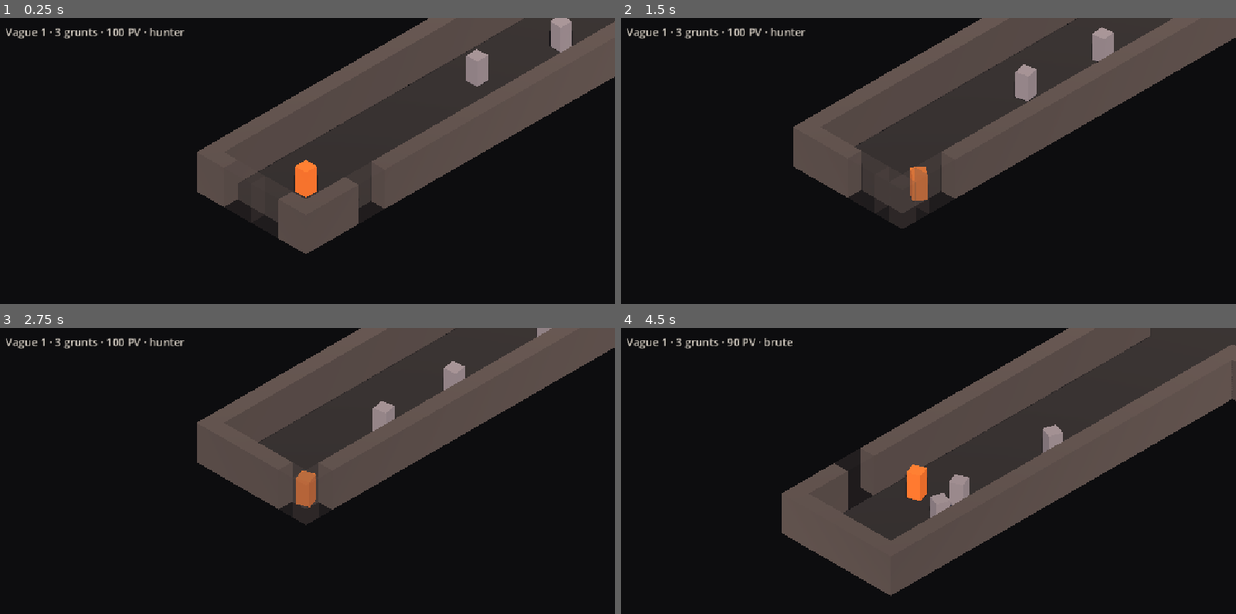
Above: before the commit, frames 1-4 (two rows, left to right).
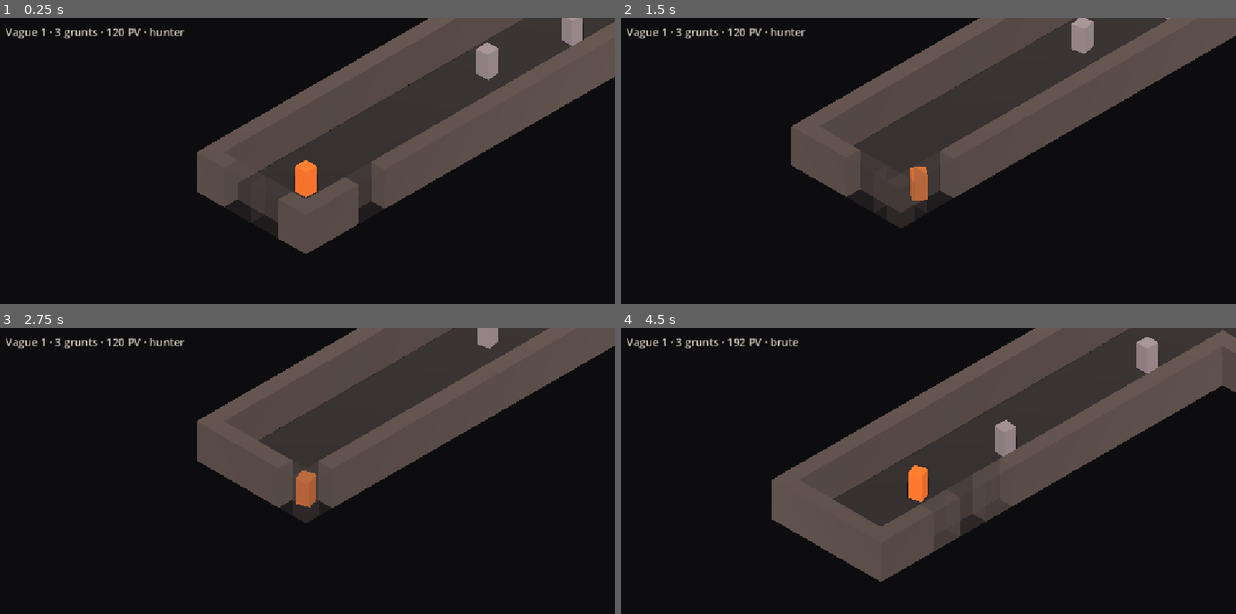
Above: after the commit, the same moments.

Repository: lelabodetho/strate
Game: Godot game, scene res://scenes/test/harness.tscn
Same seed, same stepped clock (60 frames per second), same inputs: the game is played once before the commit and once after it.
Inputs (mouse positions are in pixels of both pictures, inside the frame that each line leads up to):
- Up to frame 1 (0.25 s): no input
- Up to frame 2 (1.5 s): tap Enter at 0.5 s; move the mouse to (1063, 175) at 0.52 s; press the mouse at (1063, 175) at 0.53 s; hold D (move_right) 0.53-1.28 s; tap Space (dash) at 0.8, 1.35 s; move the mouse to (805, 209) at 1.27 s; release the mouse at (805, 209) at 1.28 s; hold S (move_down) from 1.28 s (still down)
- Up to frame 3 (2.75 s): tap 3 at 1.55, 2.1 s; move the mouse to (369, 425) at 2.02 s; release S (move_down) at 2.03 s; hold D (move_right) from 2.03 s (still down); tap 1 at 2.3 s
- Up to frame 4 (4.5 s): move the mouse to (897, 571) at 2.77 s; release D (move_right) at 2.78 s; hold W (move_up) 2.78-3.53 s; tap 1 at 2.85 s; tap 2 at 3.05, 3.6 s; move the mouse to (1113, 553) at 3.52 s; press the mouse at (1113, 553) at 3.53 s; hold A (move_left) from 3.53 s (still down); move the mouse to (744, 448) at 4.27 s; release the mouse at (744, 448) at 4.28 s; click (744, 448) at 4.35 s

The runs differ from the first frame. In frame 1, 0.9% of the frame differs, in the area x 18-95%, y 0-24%; in frame 2, 2.0%; in frame 3, 1.7%; in frame 4, 16%, in the area x 17-100%, y 0-94%.

Commit message:
Stagger, body stats per weapon profile, slower technomancer shot
- A grunt hit during its windup loses the attack and goes straight to
  recover; event {type:"stagger", target}. The view already drops the windup
  red with the state change
- WeaponProfile body stats on top of the tuning: hp_mult (1 / 1.6 / 0.85),
  damage_taken_mult (1 / 0.65 / 1.1), attack_iframes (0 / 0.12 / 0).
  Switching keeps the player's health fraction; restart uses the profile max
- Technomancer projectile at 0.4x tuning speed (8 with the default 20)
- 17 new headless checks (77 total)
- Presets: A_densite with proj_speed 16, copied to tools/out/tuning.json and
  tools/presets/baseline.json

Co-Authored-By: Claude Fable 5.1 <noreply@anthropic.com>

Diff:
--- a/src/sim/weapon_profile.gd
+++ b/src/sim/weapon_profile.gd
@@ -13,6 +13,11 @@
 var fire_interval_mult := 1.0
 var proj_speed_mult := 1.0
 var proj_radius_mult := 1.0
+
+# body: applied on tuning.player_hp and on every hit the player takes
+var hp_mult := 1.0
+var damage_taken_mult := 1.0
+var attack_iframes := 0.0      # i-frames granted when the attack starts (seconds)
 
 # cone (brute)
 var cone_angle_deg := 90.0
@@ -36,6 +41,9 @@
 	w.damage_mult = 2.5
 	w.knockback_mult = 2.0
 	w.fire_interval_mult = 0.5 / 0.15   # 0.5 s with the default 0.15 s
+	w.hp_mult = 1.6
+	w.damage_taken_mult = 0.65
+	w.attack_iframes = 0.12
 	return w
 
 ## Slow, fat projectile that bursts on contact or at end of life: 2x damage at the center,
@@ -46,8 +54,10 @@
 	w.kind = &"blast"
 	w.damage_mult = 2.0
 	w.fire_interval_mult = 0.6 / 0.15   # 0.6 s with the default 0.15 s
-	w.proj_speed_mult = 10.0 / 20.0     # 10 with the default 20
+	w.proj_speed_mult = 8.0 / 20.0      # 8 with the default 20
 	w.proj_radius_mult = 0.35 / 0.25    # 0.35 with the default 0.25
+	w.hp_mult = 0.85
+	w.damage_taken_mult = 1.1
 	return w
 
 static func by_name(n: String) -> WeaponProfile:
--- a/src/sim/world.gd
+++ b/src/sim/world.gd
@@ -30,7 +30,7 @@
 # What happened during the last step(), for the view and the harness. Cleared every step.
 # {type:"hit", target, pos, dir, damage} {type:"kill", target, pos} {type:"dodge", pos}
 # {type:"shot", pos, dir} {type:"impact", pos} {type:"wave_cleared", wave}
-# {type:"swing", pos, dir} {type:"explosion", pos, radius}
+# {type:"swing", pos, dir} {type:"explosion", pos, radius} {type:"stagger", target}
 var events: Array[Dictionary] = []
 
 # Dash state (player only for now)
@@ -101,6 +101,7 @@
 	var p := player()
 	if p != null:
 		p.alive = true
+		p.hp_max = tuning.player_hp * weapon.hp_mult
 		p.hp = p.hp_max
 		p.pos = level.player_spawn
 		p.vel = Vector2.ZERO
@@ -125,7 +126,7 @@
 	_next_id += 1
 	match kind:
 		&"player":
-			e.hp_max = tuning.player_hp
+			e.hp_max = tuning.player_hp * weapon.hp_mult
 			e.radius = tuning.player_radius
 			e.hit_radius = tuning.player_radius
 			player_id = e.id
@@ -141,10 +142,16 @@
 	return entities.get(player_id)
 
 ## Switch the attack profile. Tuning is untouched; only the multipliers change.
+## The player keeps the same health fraction under the new max.
 func set_weapon(n: String) -> void:
 	weapon = WeaponProfile.by_name(n)
 	fire_cd = 0.0
 	swing_t = 0.0
+	var p := player()
+	if p != null:
+		var frac := p.hp / p.hp_max if p.hp_max > 0.0 else 1.0
+		p.hp_max = tuning.player_hp * weapon.hp_mult
+		p.hp = p.hp_max * frac
 
 func step(dt: float, cmd: Command) -> void:
 	tick += 1
@@ -220,6 +227,7 @@
 func _swing(owner: SimEntity, dir: Vector2) -> void:
 	swing_t = weapon.swing_time
 	swing_dir = dir
+	iframes_t = maxf(iframes_t, weapon.attack_iframes)
 	stats.shots += 1
 	_emit({"type": "swing", "pos": owner.pos, "dir": dir})
 	var cos_half := cos(deg_to_rad(weapon.cone_angle_deg * 0.5))
@@ -356,7 +364,15 @@
 		stats.dodged += 1
 		_emit({"type": "dodge", "pos": e.pos})
 		return false
+	if e.id == player_id:
+		amount *= weapon.damage_taken_mult
 	e.hp = maxf(0.0, e.hp - amount)
+	if e.state == &"windup":
+		# Stagger: a grunt hit while winding up loses its attack and goes straight to recover.
+		e.state = &"recover"
+		e.state_t = tuning.grunt_recover
+		e.attack_cd = tuning.grunt_recover
+		_emit({"type": "stagger", "target": e.id})
 	if dir != Vector2.ZERO:
 		e.pos = level.resolve_circle(e.pos + dir * tuning.knockback * kb_mult, e.radius)
 	_emit({"type": "hit", "target": e.id, "pos": e.pos, "dir": dir, "damage": amount})
--- a/tools/out/tuning.json
+++ b/tools/out/tuning.json
@@ -1,26 +1,26 @@
 {
-  "dash_cooldown": 0.6,
+  "dash_cooldown": 0.8,
   "dash_iframes": 0.25,
   "dash_speed": 22.0,
-  "dash_time": 0.05,
-  "fire_interval": 0.3,
-  "grunt_aggro": 30.0,
-  "grunt_damage": 10.0,
+  "dash_time": 0.16,
+  "fire_interval": 0.12,
+  "grunt_aggro": 14.0,
+  "grunt_damage": 8.0,
   "grunt_hit_radius": 0.55,
-  "grunt_hit_slack": 0.5,
-  "grunt_hp": 30.0,
+  "grunt_hit_slack": 0.7,
+  "grunt_hp": 24.0,
   "grunt_radius": 0.45,
   "grunt_reach": 0.35,
-  "grunt_recover": 0.7,
-  "grunt_speed": 3.5,
-  "grunt_windup": 0.4,
-  "knockback": 0.8,
+  "grunt_recover": 0.5,
+  "grunt_speed": 4.5,
+  "grunt_windup": 0.35,
+  "knockback": 1.0,
   "muzzle_offset": 0.6,
-  "player_hp": 100.0,
-  "player_radius": 0.5,
+  "player_hp": 120.0,
+  "player_radius": 0.4,
   "player_speed": 6.5,
-  "proj_damage": 10.0,
-  "proj_radius": 0.25,
-  "proj_speed": 20.0,
+  "proj_damage": 12.0,
+  "proj_radius": 0.3,
+  "proj_speed": 16.0,
   "proj_ttl": 1.5
 }
--- a/tools/presets/A_densite.json
+++ b/tools/presets/A_densite.json
@@ -21,6 +21,6 @@
   "player_speed": 6.5,
   "proj_damage": 12.0,
   "proj_radius": 0.3,
-  "proj_speed": 20.0,
+  "proj_speed": 16.0,
   "proj_ttl": 1.5
 }
--- a/tools/presets/baseline.json
+++ b/tools/presets/baseline.json
@@ -1,26 +1,26 @@
 {
-  "dash_cooldown": 0.6,
+  "dash_cooldown": 0.8,
   "dash_iframes": 0.25,
   "dash_speed": 22.0,
-  "dash_time": 0.05,
-  "fire_interval": 0.3,
-  "grunt_aggro": 30.0,
-  "grunt_damage": 10.0,
+  "dash_time": 0.16,
+  "fire_interval": 0.12,
+  "grunt_aggro": 14.0,
+  "grunt_damage": 8.0,
   "grunt_hit_radius": 0.55,
-  "grunt_hit_slack": 0.5,
-  "grunt_hp": 30.0,
+  "grunt_hit_slack": 0.7,
+  "grunt_hp": 24.0,
   "grunt_radius": 0.45,
   "grunt_reach": 0.35,
-  "grunt_recover": 0.7,
-  "grunt_speed": 3.5,
-  "grunt_windup": 0.4,
-  "knockback": 0.8,
+  "grunt_recover": 0.5,
+  "grunt_speed": 4.5,
+  "grunt_windup": 0.35,
+  "knockback": 1.0,
   "muzzle_offset": 0.6,
-  "player_hp": 100.0,
-  "player_radius": 0.5,
+  "player_hp": 120.0,
+  "player_radius": 0.4,
   "player_speed": 6.5,
-  "proj_damage": 10.0,
-  "proj_radius": 0.25,
-  "proj_speed": 20.0,
+  "proj_damage": 12.0,
+  "proj_radius": 0.3,
+  "proj_speed": 16.0,
   "proj_ttl": 1.5
 }
--- a/tools/sim_test.gd
+++ b/tools/sim_test.gd
@@ -21,6 +21,8 @@
 	test_brute_cone()
 	test_technomancer_blast()
 	test_weapon_switch_keeps_tuning()
+	test_stagger()
+	test_body_stats()
 	print("[sim_test] ", "OK" if failures == 0 else "FAILED (%d)" % failures)
 	quit(1 if failures > 0 else 0)
 
@@ -296,9 +298,9 @@
 	var w := SimWorld.new(1)
 	w.spawn(&"player", Vector2(0, 9))
 	w.set_weapon("technomancer")
-	# Shot flies 10 u/s for 1.5 s from z=8.4 and bursts at z=-6.6.
-	var inside := _still_grunt(w, Vector2(1.9, -6.6))
-	var outside := _still_grunt(w, Vector2(-2.1, -6.6))
+	# Shot flies 8 u/s for 1.5 s from z=8.4 and bursts at z=-3.6.
+	var inside := _still_grunt(w, Vector2(1.9, -3.6))
+	var outside := _still_grunt(w, Vector2(-2.1, -3.6))
 	w.step(DT, cmd(Vector2.ZERO, Vector2(0, -20), true))
 	check(w.projectiles.size() == 1 and w.projectiles.values()[0].blast_radius == 2.0, "technomancer fires a blast projectile")
 	var explosions := []
@@ -329,3 +331,62 @@
 		w.set_weapon(n)
 	check(w.weapon.name == "technomancer" and w.tuning == obj and JSON.stringify(w.tuning.to_dict()) == before,
 		"switching profiles leaves the tuning object and values untouched")
+
+func test_stagger() -> void:
+	var w := SimWorld.new(1)
+	var p := w.spawn(&"player", Vector2(0, 9))
+	var g := w.spawn(&"grunt", Vector2(0, 7.8))   # at contact
+	var guard := 0
+	while g.state != &"windup" and guard < 600:
+		w.step(DT, cmd())
+		guard += 1
+	check(g.state == &"windup", "grunt winds up at contact")
+	w.damage(g.id, 1.0, Vector2.ZERO)
+	var staggered := false
+	for ev in w.events:
+		if ev.type == "stagger" and ev.target == g.id:
+			staggered = true
+	check(staggered and g.state == &"recover" and is_equal_approx(g.state_t, w.tuning.grunt_recover),
+		"hit during windup: stagger event, straight to recover")
+	run(w, w.tuning.grunt_recover + 0.05, cmd())
+	check(w.stats.hits_taken == 0 and p.hp == p.hp_max, "the interrupted attack never lands")
+	run(w, 1.5, cmd())
+	check(w.stats.hits_taken >= 1, "the grunt attacks again after recovering (hits=%d)" % w.stats.hits_taken)
+
+func test_body_stats() -> void:
+	var w := SimWorld.new(1)
+	w.set_weapon("brute")
+	var p := w.spawn(&"player", Vector2(0, 9))
+	check(is_equal_approx(p.hp_max, w.tuning.player_hp * 1.6) and p.hp == p.hp_max, "brute spawns with 1.6x hp (%.0f)" % p.hp_max)
+	w.damage(p.id, 10.0)
+	check(is_equal_approx(p.hp_max - p.hp, 6.5), "brute takes 0.65x damage (%.2f)" % (p.hp_max - p.hp))
+	w.set_weapon("technomancer")
+	check(is_equal_approx(p.hp_max, w.tuning.player_hp * 0.85), "technomancer max hp is 0.85x (%.1f)" % p.hp_max)
+	var frac := p.hp / p.hp_max
+	check(absf(frac - (1.0 - 6.5 / (w.tuning.player_hp * 1.6))) < 0.001, "switching keeps the health fraction (%.3f)" % frac)
+	var before := p.hp
+	w.damage(p.id, 10.0)
+	check(is_equal_approx(before - p.hp, 11.0), "technomancer takes 1.1x damage (%.1f)" % (before - p.hp))
+	w.set_weapon("hunter")
+	before = p.hp
+	w.damage(p.id, 10.0)
+	check(is_equal_approx(before - p.hp, 10.0) and is_equal_approx(p.hp_max, w.tuning.player_hp), "hunter is 1.0x on both")
+	var t_before := JSON.stringify(w.tuning.to_dict())
+	w.set_weapon("brute")
+	check(JSON.stringify(w.tuning.to_dict()) == t_before, "body stats never touch the tuning")
+	# Brute swing grants 0.12 s of i-frames; the other profiles none.
+	w.restart_wave()
+	w.step(DT, cmd(Vector2.ZERO, Vector2(0, -20), true))
+	check(w.is_invulnerable() and absf(w.iframes_t - 0.12) < 0.001, "brute swing grants 0.12 s i-frames (%.3f)" % w.iframes_t)
+	var dodged: bool = (not w.damage(p.id, 10.0)) and w.stats.dodged == 1
+	check(dodged, "a hit during the swing is dodged")
+	w.set_weapon("hunter")
+	w.restart_wave()
+	w.step(DT, cmd(Vector2.ZERO, Vector2(0, -20), true))
+	check(not w.is_invulnerable(), "hunter shot grants no i-frames")
+	var w2 := SimWorld.new(1)
+	w2.set_weapon("technomancer")
+	w2.spawn(&"player", Vector2(0, 9))
+	w2.step(DT, cmd(Vector2.ZERO, Vector2(0, -20), true))
+	check(not w2.is_invulnerable() and is_equal_approx(w2.projectiles.values()[0].vel.length(), w2.tuning.proj_speed * 0.4),
+		"technomancer: no i-frames, projectile at 0.4x speed (%.1f)" % w2.projectiles.values()[0].vel.length())
